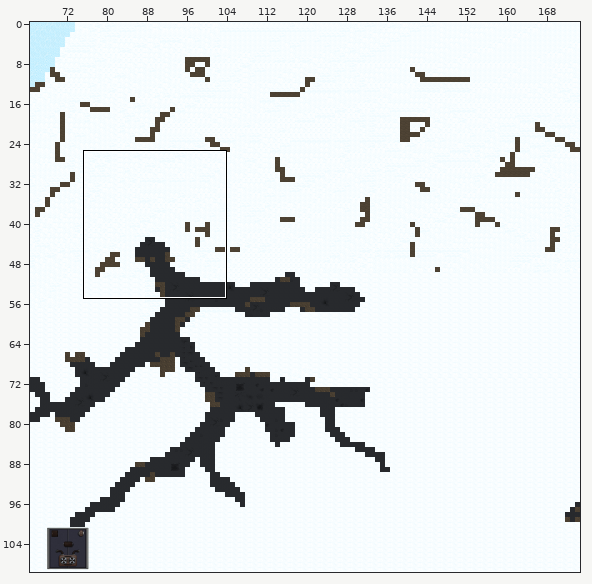
Two states of a Tiled map, data/world/winter_island/map.tmx. Above: a wide view before the commit, with the close-up outlined.
Close-up. Before the edit:
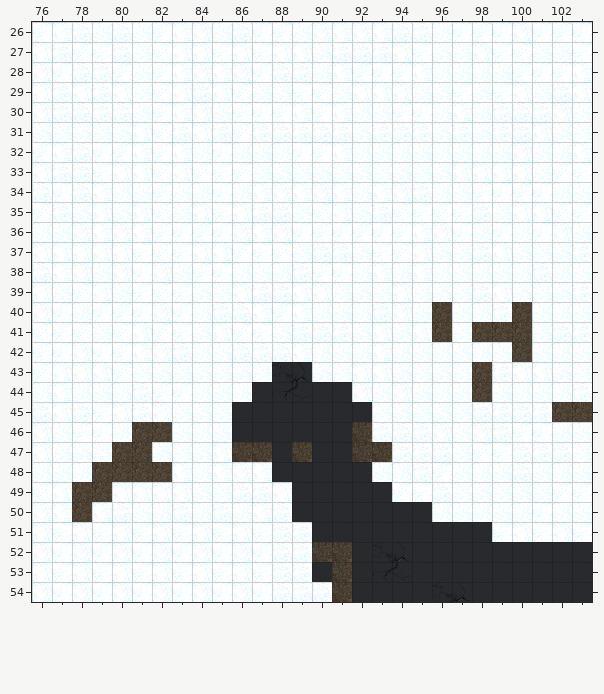
Cells are 32x32 px. Shown: x 76..103, y 26..54. The commit also changed other parts of the map, which this record leaves out.
The same view after the edit:
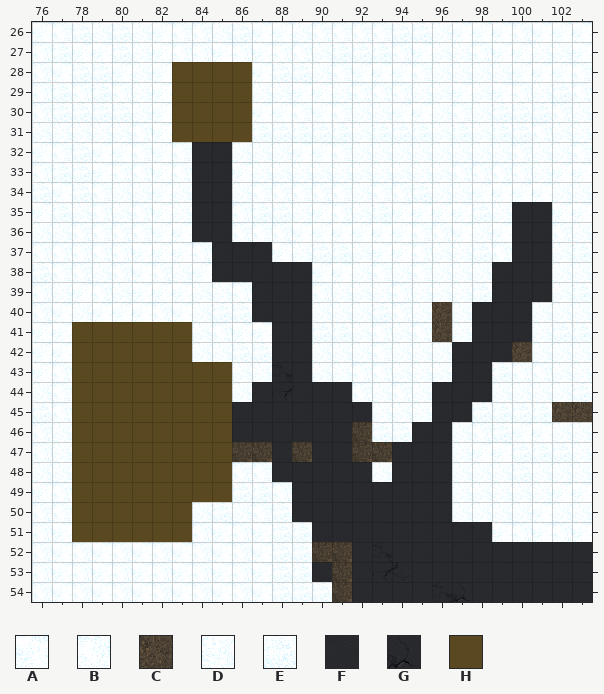
Key: from "Ground_as_tiles": A 190, B 191, C 199, D 235, E 236, F 460, G 1299; from "Tileset": H 460.
_ is an empty cell.
The edit:
{"where": "layer \"ground\""}
{"y":28,"x":83,"old":"BBBB","new":"HHHH"}
{"y":29,"x":83,"old":"BEBA","new":"HHHH"}
{"y":30,"x":83,"old":"BBDA","new":"HHHH"}
{"y":31,"x":83,"old":"EBEA","new":"HHHH"}
{"y":32,"x":84,"old":"DA","new":"FF"}
{"y":33,"x":84,"old":"AA","new":"FF"}
{"y":34,"x":84,"old":"DA","new":"FF"}
{"y":35,"x":84,"old":"BA","new":"FF"}
{"y":35,"x":100,"old":"BB","new":"FF"}
{"y":36,"x":84,"old":"AA","new":"FF"}
{"y":36,"x":100,"old":"DA","new":"FF"}
{"y":37,"x":85,"old":"BAA","new":"FFF"}
{"y":37,"x":100,"old":"DD","new":"FF"}
{"y":38,"x":85,"old":"ADDDE","new":"FFFFF"}
{"y":38,"x":99,"old":"DDE","new":"FFF"}
{"y":39,"x":87,"old":"EEB","new":"FFF"}
{"y":39,"x":99,"old":"BDD","new":"FFF"}
{"y":40,"x":87,"old":"BAB","new":"FFF"}
{"y":40,"x":98,"old":"DEC","new":"FFF"}
{"y":41,"x":78,"old":"ADABAA","new":"HHHHHH"}
{"y":41,"x":88,"old":"DE","new":"FF"}
{"y":41,"x":98,"old":"CCC","new":"FFF"}
{"y":42,"x":78,"old":"BAABBE","new":"HHHHHH"}
{"y":42,"x":88,"old":"EB","new":"FF"}
{"y":42,"x":97,"old":"DDD","new":"FFF"}
{"y":43,"x":78,"old":"BBADDDDD","new":"HHHHHHHH"}
{"y":43,"x":89,"old":"G","new":"F"}
{"y":43,"x":97,"old":"DC","new":"FF"}
{"y":44,"x":78,"old":"DDDEAADD","new":"HHHHHHHH"}
{"y":44,"x":96,"old":"DDC","new":"FFF"}
{"y":45,"x":78,"old":"EABEBDDD","new":"HHHHHHHH"}
{"y":45,"x":96,"old":"DD","new":"FF"}
{"y":46,"x":78,"old":"AADCCDDD","new":"HHHHHHHH"}
{"y":46,"x":95,"old":"EB","new":"FF"}
{"y":47,"x":78,"old":"DDCCDDDB","new":"HHHHHHHH"}
{"y":47,"x":94,"old":"EEE","new":"FFF"}
{"y":48,"x":78,"old":"DCCCCBDB","new":"HHHHHHHH"}
{"y":48,"x":94,"old":"DEA","new":"FFF"}
{"y":49,"x":78,"old":"CCBBBBDD","new":"HHHHHHHH"}
{"y":49,"x":94,"old":"AAE","new":"FFF"}
{"y":50,"x":78,"old":"CBEDDE","new":"HHHHHH"}
{"y":50,"x":96,"old":"D","new":"F"}
{"y":51,"x":78,"old":"BABABA","new":"HHHHHH"}
{"y":52,"x":94,"old":"G","new":"F"}
